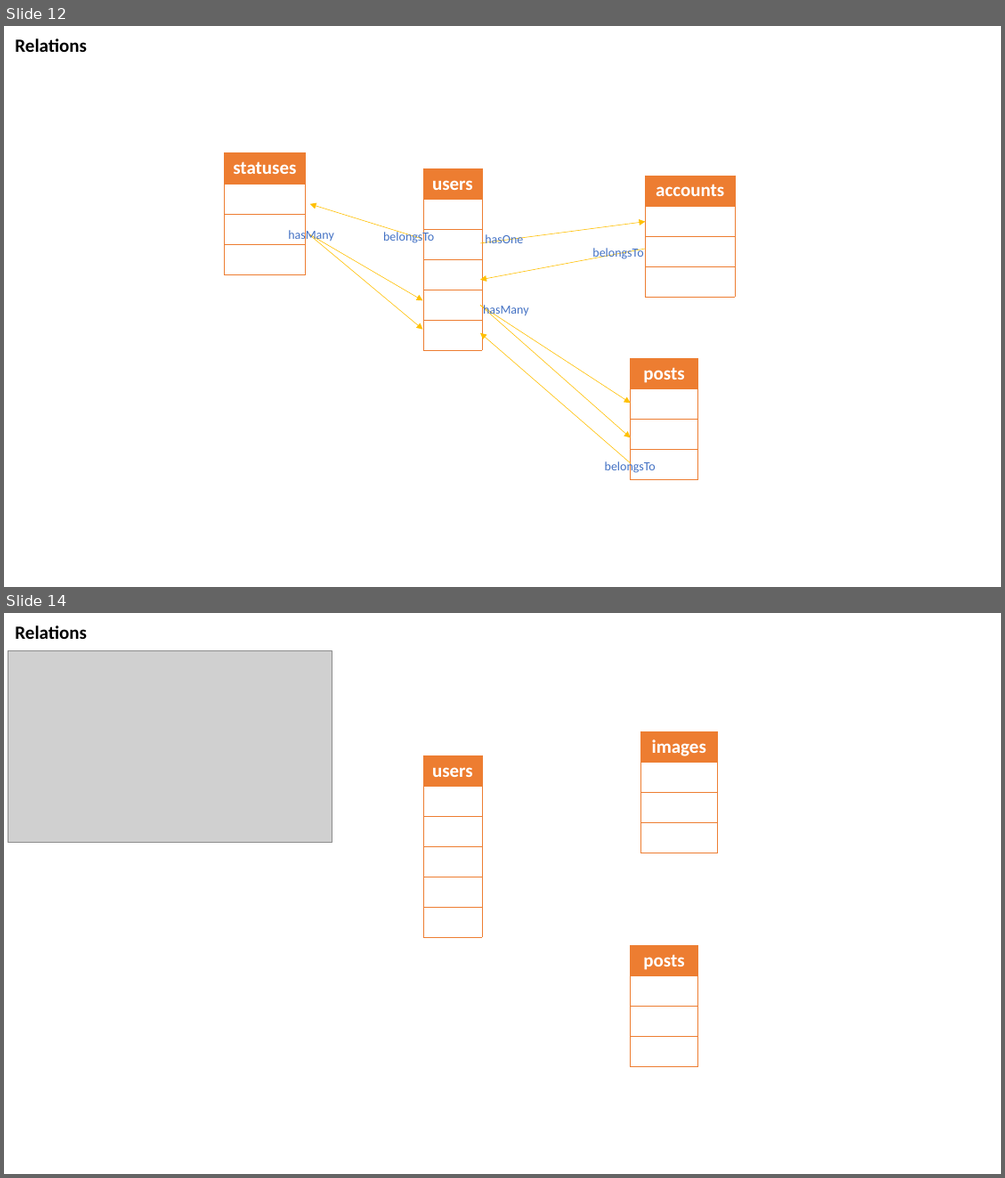
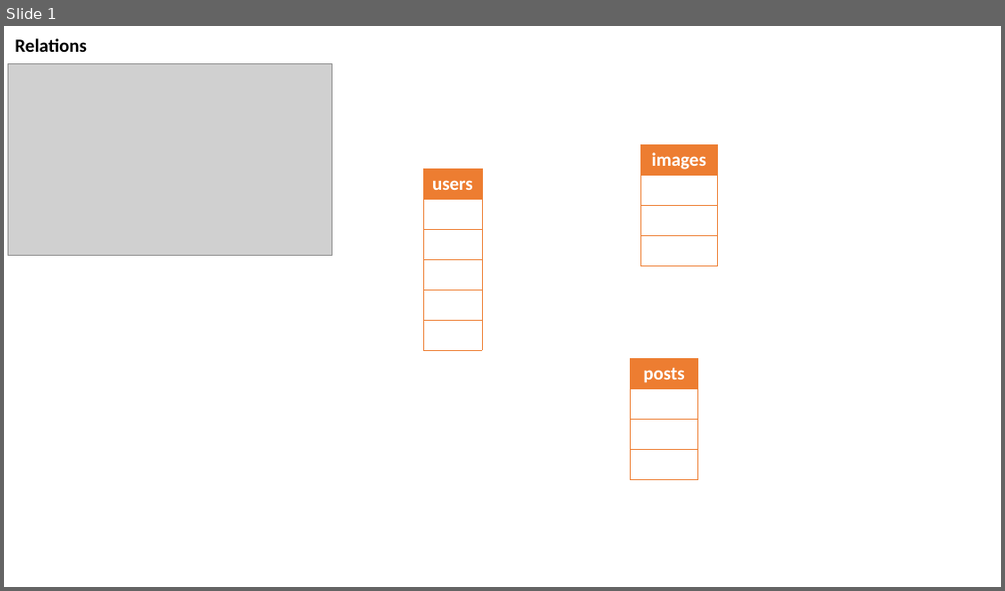
Before and after one commit to MohammadFAHssn/Udemy--Lets-Learn-Laravel--A-Guided-Path-For-Beginners, a slide deck: Presentation1.pptx. Shown one above the other, each under a label of ours: slides 12 and 14 before the commit, slide 1 after it; the slides between them are not shown. The pictures are 1005x1178 and 1005x591 pixels, drawn with LibreOffice and Linux fonts; fonts in the diff are those of the drawing; grey boxes stand for pictures. Boxes give left, top, right and bottom in pixels: in the first picture for what was removed or moved away, otherwise in the second. Text is boxed around its words. In the diff, an @@ line names an element or a change of style, - is before the commit and + after.

```diff
--- a/Presentation1.pptx
+++ b/Presentation1.pptx
@@ slide 12 removed at <box>4,26,1001,587</box>, background #FFFFFF @@
@@ text removed at <box>15,38,87,52</box> @@
-Relations
@@ table removed at <box>225,153,306,274</box>, 4 rows, 1 columns @@
-statuses
-
-
-
@@ table removed at <box>423,168,482,350</box>, 6 rows, 1 columns @@
-users
-
-
-
-
-
@@ table removed at <box>646,176,736,297</box>, 4 rows, 1 columns @@
-accounts
-
-
-
@@ arrow removed from (422, 239) to (310, 204) @@
@@ text removed at <box>288,228,334,242</box> @@
-hasMany
@@ arrow removed from (309, 234) to (423, 329) @@
@@ arrow removed from (310, 234) to (423, 300) @@
@@ text removed at <box>383,230,434,244</box> @@
-belongsTo
@@ arrow removed from (480, 243) to (646, 221) @@
@@ text removed at <box>485,234,523,243</box> @@
-hasOne
@@ arrow removed from (646, 248) to (480, 280) @@
@@ text removed at <box>592,248,643,259</box> @@
-belongsTo
@@ arrow removed from (480, 305) to (631, 402) @@
@@ arrow removed from (480, 305) to (631, 437) @@
@@ text removed at <box>483,305,529,318</box> @@
-hasMany
@@ arrow removed from (631, 463) to (480, 332) @@
@@ table removed at <box>631,358,698,479</box>, 4 rows, 1 columns @@
-posts
-
-
-
@@ text removed at <box>605,459,655,474</box> @@
-belongsTo
@@ what was slide 14 is now slide 1 @@
```
Also in this commit, not shown: 12 other slides removed, 16 other files.
